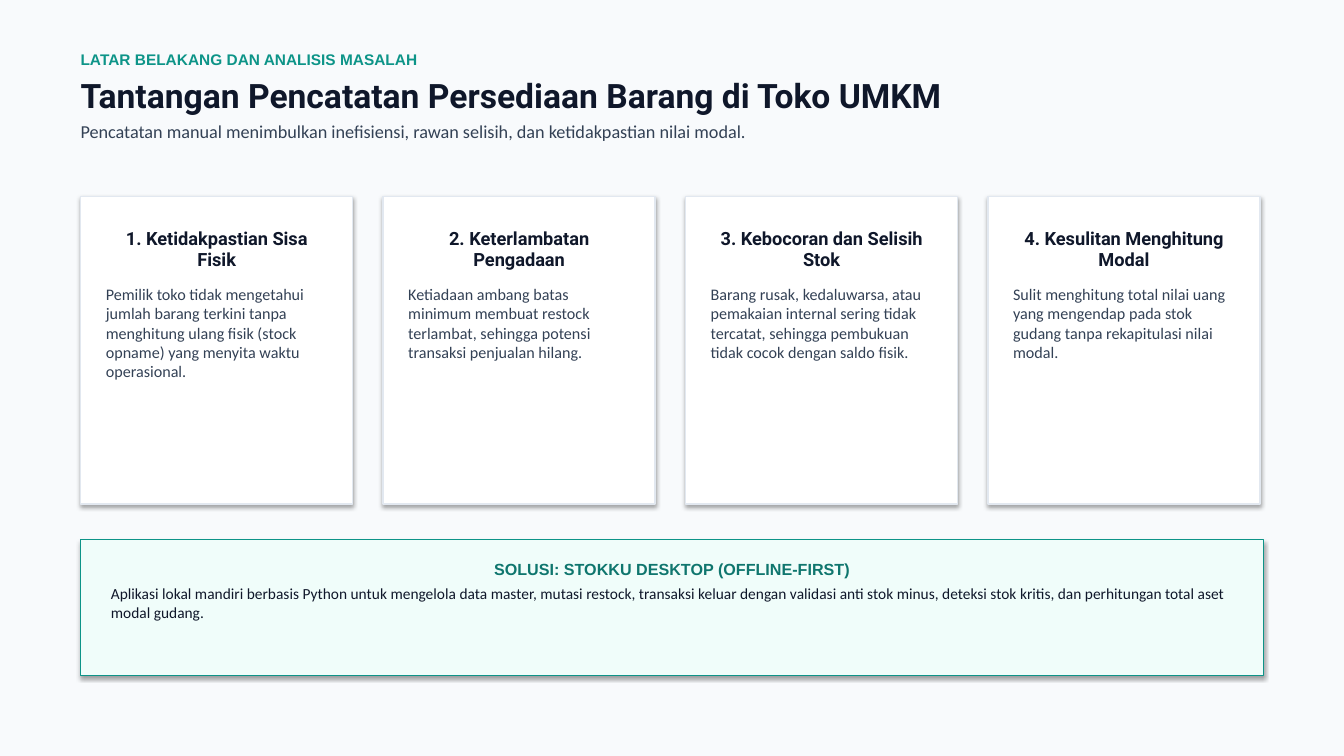
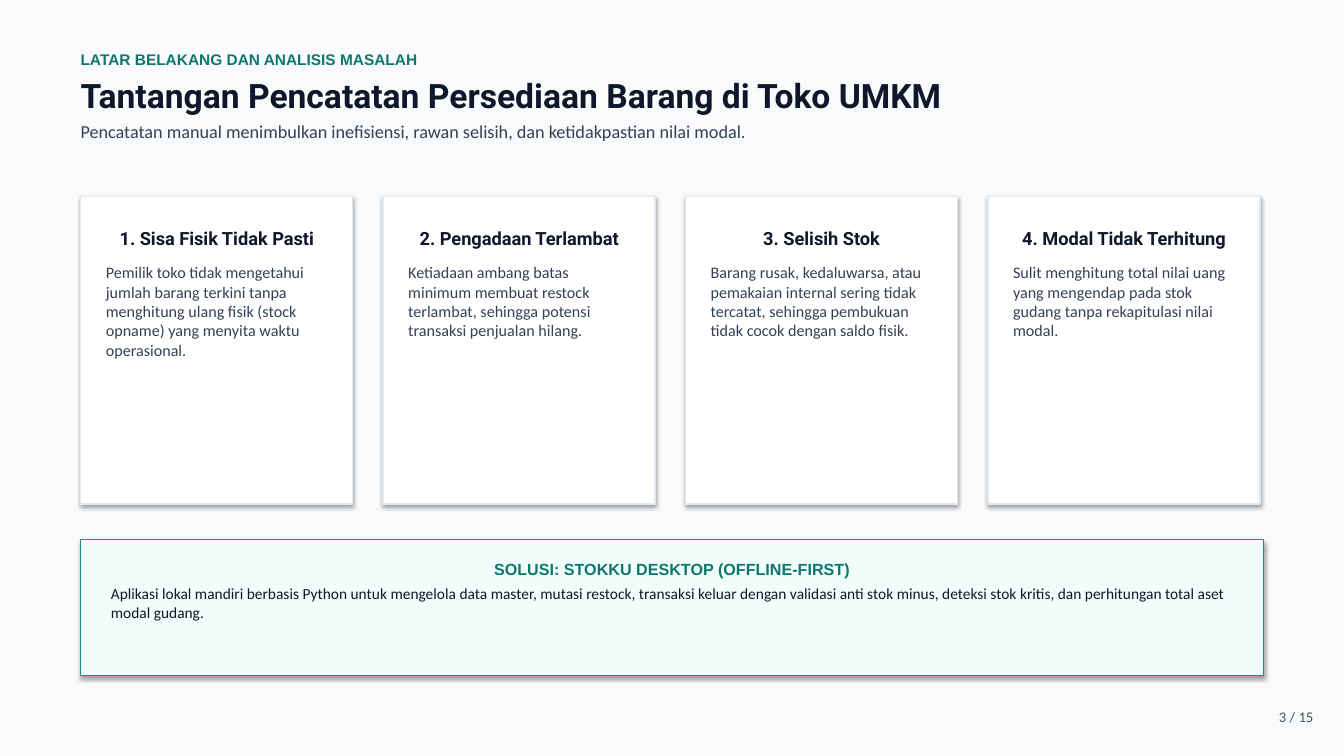
Before and after one commit to Curzyori/Stokku-Desktop, a slide deck: slide 3 of docs/presentasi/STOKKU_DESKTOP_PROGRES_P7.pptx. Drawn at 1344x756 pixels with LibreOffice and Linux fonts; fonts in the diff are those of the drawing. Boxes give left, top, right and bottom in pixels: in the first picture for what was removed or moved away, otherwise in the second. Text is boxed around its words. In the diff, an @@ line names an element or a change of style, - is before the commit and + after.

```diff
--- a/docs/presentasi/STOKKU_DESKTOP_PROGRES_P7.pptx
+++ b/docs/presentasi/STOKKU_DESKTOP_PROGRES_P7.pptx
@@ text at (81,54,417,65): text colour #0D9488 to #0F766E in "LATAR BELAKANG DAN ANALISIS MASALAH" @@
@@ text in rectangle at (120,231,314,245): text changed @@
-1. Ketidakpastian Sisa Fisik
+1. Sisa Fisik Tidak Pasti
@@ text in rectangle at (420,231,618,249): text changed @@
-2. Keterlambatan Pengadaan
+2. Pengadaan Terlambat
@@ text in rectangle at (763,231,880,245): text changed @@
-3. Kebocoran dan Selisih Stok
+3. Selisih Stok
@@ text in rectangle at (1022,231,1226,249): text changed @@
-4. Kesulitan Menghitung Modal
+4. Modal Tidak Terhitung
@@ text added at (1279,712,1314,722), 10.5 pt, text #475569 @@
+3 / 15
```
Also in this commit, not shown: 10 other slides changed, 3 slides added, 2 slides removed, 26 other files.
